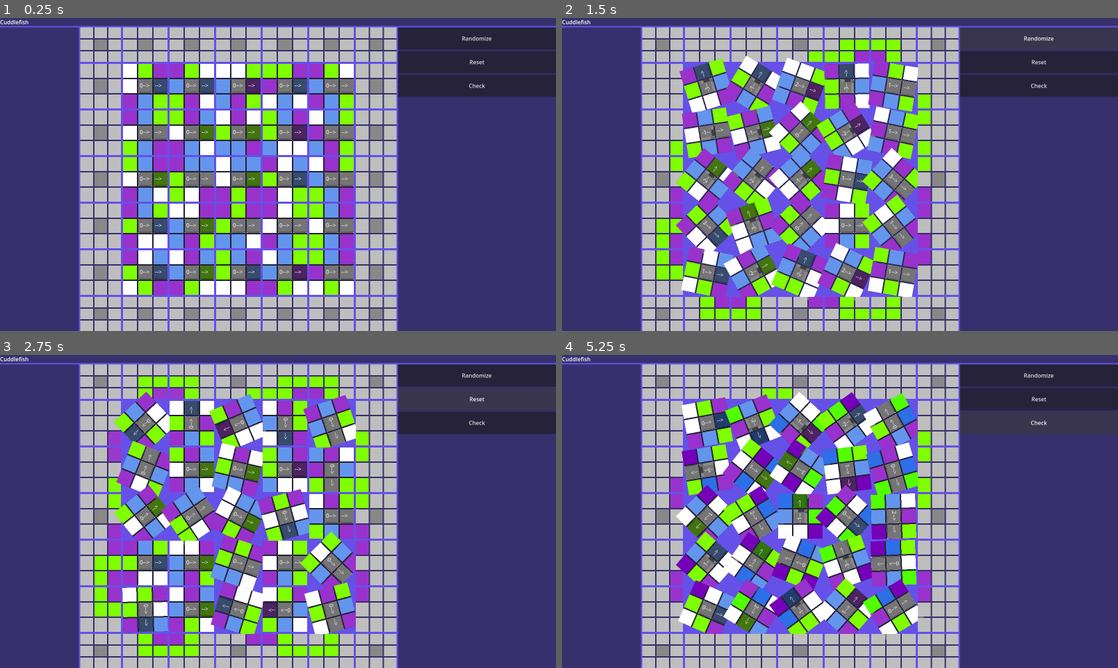
Above: before the commit, frames 1-4 (two rows, left to right).
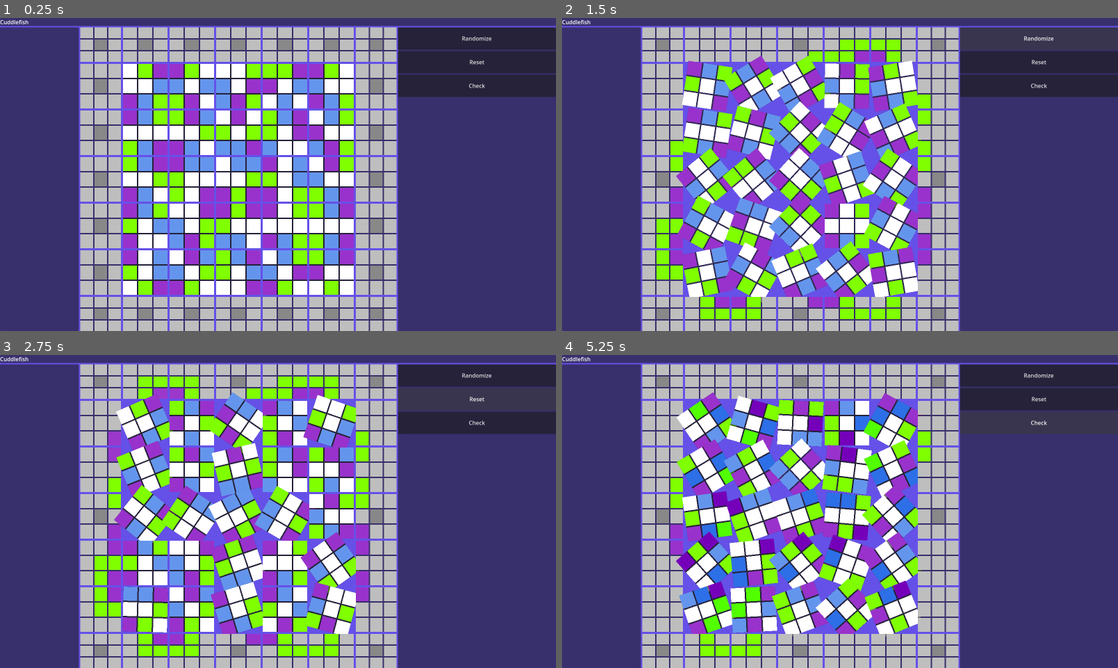
Above: after the commit, the same moments.

Repository: dtersegno/cuddlefish
Game: Godot game, scene res://CuddlefishGame.tscn
Two runs of this game, one before a commit and one after it. Both use one fixed random seed, a clock stepped at 60 frames per second and the inputs below.
Inputs (mouse positions are in pixels of both pictures, inside the frame that each line leads up to):
- Up to frame 1 (0.25 s): no input
- Up to frame 2 (1.5 s): click (706, 86) at 0.52 s; click "Randomize" at 1.25 s
- Up to frame 3 (2.75 s): click "Reset" at 2 s
- Up to frame 4 (5.25 s): click "Check" at 2.75 s; tap Enter (ui_accept) at 3.5, 4.35, 4.52, 4.82 s; hold Up (ui_up) 3.53-4.28 s; hold Enter (ui_accept) 3.53-4.28 s; hold Down (ui_down) 4.28-5.03 s; hold Up (ui_up) from 5.03 s (still down); hold Enter (ui_accept) from 5.03 s (still down)

The runs differ from the first frame. In frame 1, 5.6% of the frame differs, in the area x 24-64%, y 19-84%; in frame 2, 24%; in frame 3, 20%; in frame 4, 28%, in the area x 19-67%, y 10-97%.

Commit message:
fixed rotation, direction, and modulo issues

Diff:
--- a/cuddlefish-gd/cuddler2-0.gd
+++ b/cuddlefish-gd/cuddler2-0.gd
@@ -93,10 +93,10 @@
 	]
 
 func local_to_global(local_square_no:int) -> int:
-	return (local_square_no - direction*2)%8
+	return (local_square_no + direction*2)%8
 
 func global_to_local(global_square_no:int) -> int:
-	return (global_square_no + direction*2)%8
+	return (global_square_no - direction*2)%8
 
 #grid will use this to read the color of a cuddler's square
 func get_color_of_square(square_no:int, local:bool):
@@ -166,7 +166,12 @@
 	spin_sound.play()
 
 	direction = (direction + 1)%4 #advance the cardinal direction counterclockwise
+
 	await self.spin()
+
+	self.rotation = fmod(self.rotation, 2*PI)
+	if self.rotation < 0:
+		self.rotation = self.rotation + 2*PI
 
 	self.enable_button()
 	#self.size = Vector2(128,128)
@@ -194,17 +199,24 @@
 	var spin_tween = create_tween()
 	#pick a number of times to spin 90 deg and a new direction
 	var spin_count = randi()%16-8
-	var new_direction = spin_count%4
-
-	if fmod(self.rotation + new_direction*PI/2,2*PI) < 1e-1:
+	var new_direction = spin_count%4 #amazingly gives negatives
+
+	if new_direction < 0:
+		new_direction = new_direction + 4
+
+	if fmod(self.rotation - new_direction*PI/2,2*PI) < 1e-1:
 		spin_count += 1
 		new_direction = spin_count%4
 
+	if new_direction < 0:
+		new_direction = new_direction + 4
+
 	var spin_time_extra = randf()
-	spin_tween.tween_property(self, "rotation", spin_count*PI/2, spin_time + spin_time_extra).set_trans(Tween.TRANS_LINEAR).set_ease(Tween.EASE_OUT)
+	spin_tween.tween_property(self, "rotation", -spin_count*PI/2, spin_time + spin_time_extra).set_trans(Tween.TRANS_LINEAR).set_ease(Tween.EASE_OUT)
 
 	self.disable_button()
 	direction = new_direction
+	self.rotation = fmod(self.rotation, 2*PI)
 
 	await spin_tween.finished
 	self.enable_button()
--- a/cuddlefish-gd/cuddler2-0.tscn
+++ b/cuddlefish-gd/cuddler2-0.tscn
@@ -64,6 +64,7 @@
 size_flags_vertical = 3
 
 [node name="TextEdit" type="TextEdit" parent="GridContainer/C"]
+visible = false
 layout_mode = 1
 anchors_preset = 15
 anchor_right = 1.0
@@ -78,6 +79,7 @@
 size_flags_vertical = 3
 
 [node name="TextEdit" type="TextEdit" parent="GridContainer/R"]
+visible = false
 layout_mode = 1
 anchors_preset = 15
 anchor_right = 1.0
--- a/cuddlefish-gd/grid.gd
+++ b/cuddlefish-gd/grid.gd
@@ -713,12 +713,19 @@
 						var squares_b = edge_painting[comparison][1]
 						var edge_a = edge_blocks[edge_a_index] #get the actual edge blocks
 						var edge_b = edge_blocks[edge_b_index]
+						#var this_color = cuddlerA.get_color_of_square(
+							#cuddlerA.global_to_local(
+								#comparisons[comparison][0]
+								#),
+								#true
+							#)
 						var this_color = cuddlerA.get_color_of_square(
 							cuddlerA.global_to_local(
 								comparisons[comparison][0]
 								),
 								true
 							)
+
 						if this_color == default_colors['white'] or not single_comparison[1]:
 							this_color = default_colors['gray']
 						for square_a in squares_a:
Not shown, changed: cuddlefish-gd/export_presets.cfg
Not shown, changed: .DS_Store
Not shown, added: build/cuddlefish002.zip
Not shown, added: build/cuddlefish002/index.html
Not shown, added: build/cuddlefish002/test_game.apple-touch-icon.png
Not shown, added: build/cuddlefish002/test_game.audio.worklet.js
Not shown, added: build/cuddlefish002/test_game.icon.png
Not shown, added: build/cuddlefish002/test_game.js
Not shown, added: build/cuddlefish002/test_game.pck
Not shown, added: build/cuddlefish002/test_game.png
Not shown, added: build/cuddlefish002/test_game.wasm
Not shown, changed: notebooks/.ipynb_checkpoints/4_paths-checkpoint.ipynb
(and 3 more such lines)
